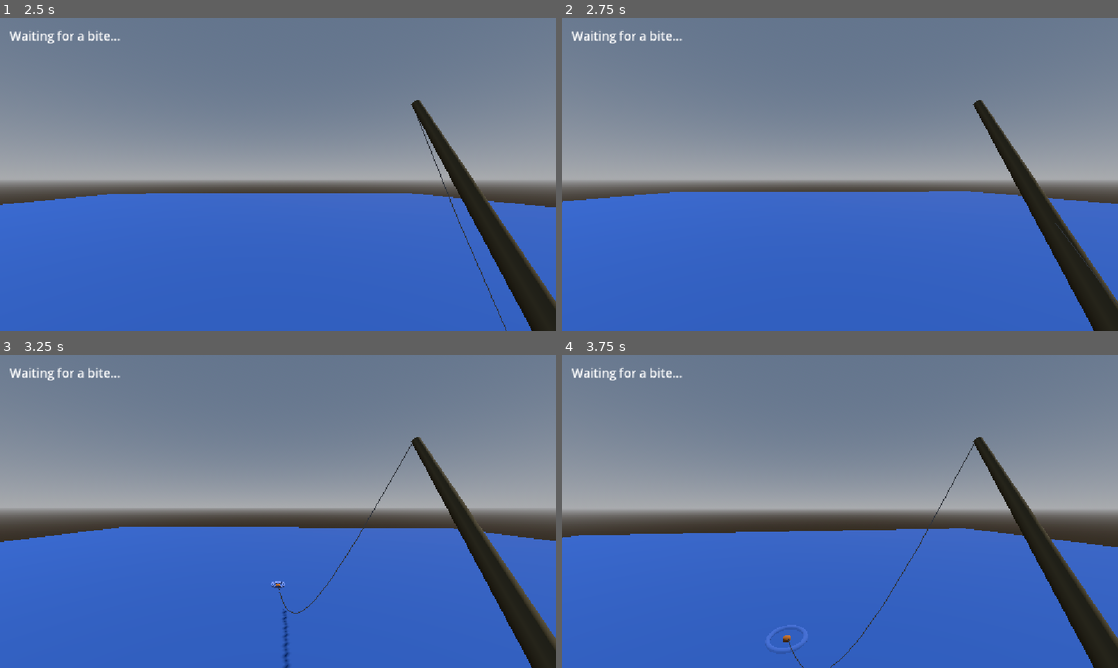
Above: before the commit, frames 1-4 (two rows, left to right).
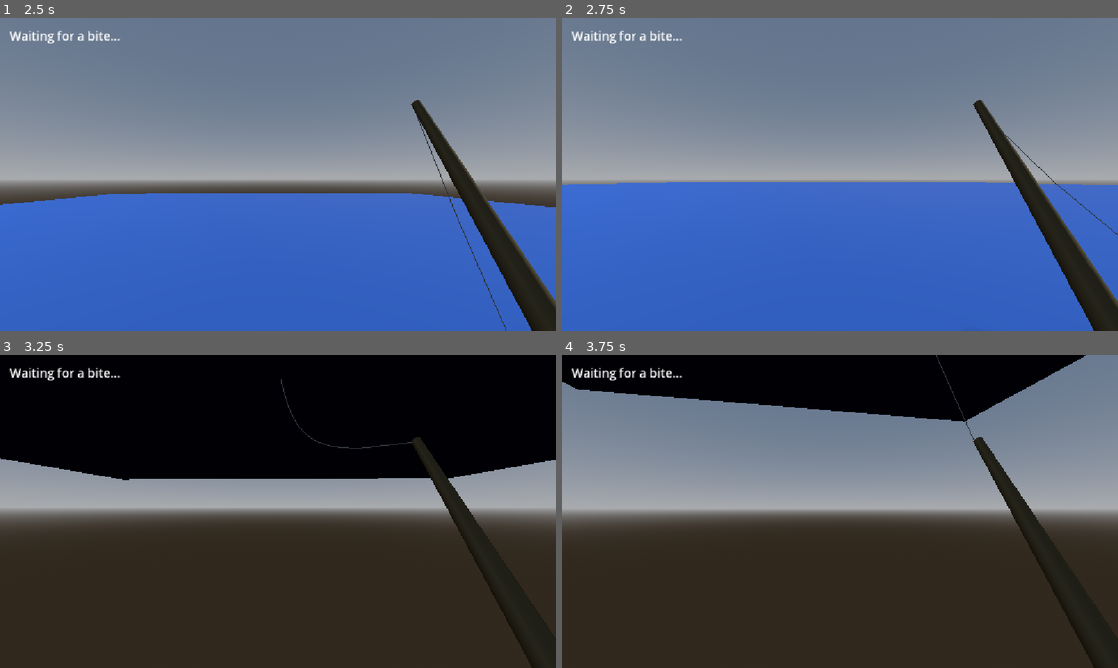
Above: after the commit, the same moments.

Repository: JunoDotNet/retro-fishing
Game: Godot game, scene res://Main.tscn
Same seed, same stepped clock (60 frames per second), same inputs: the game is played once before the commit and once after it. The project has no main scene, so this scene is started directly.
Inputs (mouse positions are in pixels of both pictures, inside the frame that each line leads up to):
- Up to frame 1 (2.5 s): tap Enter (ui_accept) at 0.5, 0.77, 1.52 s; move the mouse to (305, 174) at 0.52 s; hold E (reel_in) 0.53-1.28 s; hold W (player_forward) from 0.53 s (still down); click (305, 174) at 0.67 s; move the mouse to (250, 174) at 1.27 s; tap E (reel_in) at 1.35 s; move the mouse to (289, 168) at 2.02 s; hold E (reel_in) from 2.03 s (still down)
- Up to frame 2 (2.75 s): keep holding W (player_forward); keep holding E (reel_in)
- Up to frame 3 (3.25 s): keep holding W (player_forward); move the mouse to (272, 517) at 2.77 s; release E (reel_in) at 2.78 s; tap E (reel_in) at 2.85 s; click (272, 517) at 2.92 s; tap Enter (ui_accept) at 3.02 s
- Up to frame 4 (3.75 s): keep holding W (player_forward); move the mouse to (878, 514) at 3.52 s; hold E (reel_in) from 3.53 s (still down)

Frame 1 is identical in both runs. In frame 2, 3.6% of the frame differs, in the area x 0-100%, y 36-89%; in frame 3, 80%, in the area x 0-100%, y 0-100%; in frame 4, 55%.

Commit message:
Organize fishing system into separate scene

Diff:
--- a/Main.tscn
+++ b/Main.tscn
@@ -1,10 +1,7 @@
 [gd_scene format=3 uid="uid://sd71k0y6ys4n"]
 
 [ext_resource type="Script" uid="uid://dsl4f40236uo" path="res://character_body_3d.gd" id="1_glv2v"]
-[ext_resource type="Script" uid="uid://cxmp8h4ax1cpx" path="res://bobber.gd" id="2_uu6xs"]
-[ext_resource type="PackedScene" uid="uid://bemyjmhwjsvro" path="res://ripple.tscn" id="3_cm0pq"]
-[ext_resource type="Script" uid="uid://rhdsvhxssk7y" path="res://fishing_line.gd" id="3_r0du0"]
-[ext_resource type="Script" uid="uid://7mq1xx3kgqg" path="res://ripple_spawner.gd" id="5_fos0i"]
+[ext_resource type="PackedScene" uid="uid://d0a4bou53pk5a" path="res://fishing_system.tscn" id="2_uu6xs"]
 
 [sub_resource type="ProceduralSkyMaterial" id="ProceduralSkyMaterial_glv2v"]
 sky_horizon_color = Color(0.66224277, 0.6717428, 0.6867428, 1)
@@ -17,6 +14,23 @@
 background_mode = 2
 sky = SubResource("Sky_uu6xs")
 glow_enabled = true
+
+[sub_resource type="CapsuleShape3D" id="CapsuleShape3D_labfn"]
+
+[sub_resource type="StandardMaterial3D" id="StandardMaterial3D_glv2v"]
+albedo_color = Color(0.35843942, 0.3087948, 0.19817051, 1)
+
+[sub_resource type="CylinderMesh" id="CylinderMesh_labfn"]
+material = SubResource("StandardMaterial3D_glv2v")
+top_radius = 0.015
+bottom_radius = 0.035
+height = 0.8
+
+[sub_resource type="BoxMesh" id="BoxMesh_3txd2"]
+size = Vector3(3.5996094, 0.23413086, 9.907227)
+
+[sub_resource type="BoxShape3D" id="BoxShape3D_j33dl"]
+size = Vector3(3.6, 0.234, 9.907)
 
 [sub_resource type="BoxShape3D" id="BoxShape3D_labfn"]
 size = Vector3(40, 1, 40)
@@ -38,31 +52,6 @@
 material = SubResource("StandardMaterial3D_vsfib")
 size = Vector3(40, 1, 41)
 
-[sub_resource type="BoxMesh" id="BoxMesh_3txd2"]
-size = Vector3(3.5996094, 0.23413086, 9.907227)
-
-[sub_resource type="BoxShape3D" id="BoxShape3D_j33dl"]
-size = Vector3(3.6, 0.234, 9.907)
-
-[sub_resource type="CapsuleShape3D" id="CapsuleShape3D_labfn"]
-
-[sub_resource type="StandardMaterial3D" id="StandardMaterial3D_glv2v"]
-albedo_color = Color(0.35843942, 0.3087948, 0.19817051, 1)
-
-[sub_resource type="CylinderMesh" id="CylinderMesh_labfn"]
-material = SubResource("StandardMaterial3D_glv2v")
-top_radius = 0.015
-bottom_radius = 0.035
-height = 0.8
-
-[sub_resource type="StandardMaterial3D" id="StandardMaterial3D_j33dl"]
-albedo_color = Color(0.59603685, 0.32499295, 0.08510705, 1)
-
-[sub_resource type="SphereMesh" id="SphereMesh_labfn"]
-material = SubResource("StandardMaterial3D_j33dl")
-radius = 0.08
-height = 0.16
-
 [node name="Main" type="Node3D" unique_id=1389547430]
 
 [node name="WorldEnvironment" type="WorldEnvironment" parent="." unique_id=2031753600]
@@ -72,36 +61,9 @@
 transform = Transform3D(-0.8660254, -0.43301278, 0.25, 0, 0.49999997, 0.86602545, -0.50000006, 0.75, -0.43301266, 0, 0, 0)
 shadow_enabled = true
 
-[node name="Ground" type="StaticBody3D" parent="." unique_id=1482405544]
-transform = Transform3D(1, 0, 0, 0, 1, 0, 0, 0, 1, 0, -0.5, 0)
-
-[node name="CollisionShape3D" type="CollisionShape3D" parent="Ground" unique_id=474492045]
-shape = SubResource("BoxShape3D_labfn")
-
-[node name="MeshInstance3D" type="MeshInstance3D" parent="Ground" unique_id=2018858528]
-transform = Transform3D(1, 0, 0, 0, 1, 0, 0, 0, 1, -0.012092352, 0.02503848, -0.005897999)
-mesh = SubResource("BoxMesh_labfn")
-
-[node name="Lake" type="StaticBody3D" parent="." unique_id=1141105661]
-transform = Transform3D(1, 0, 0, 0, 1, 0, 0, 0, 1, 0, -1, -40)
-
-[node name="CollisionShape3D" type="CollisionShape3D" parent="Lake" unique_id=463733303]
-shape = SubResource("BoxShape3D_3txd2")
-
-[node name="MeshInstance3D" type="MeshInstance3D" parent="Lake" unique_id=896204008]
-mesh = SubResource("BoxMesh_j33dl")
-
-[node name="Dock" type="StaticBody3D" parent="." unique_id=976060238]
-transform = Transform3D(1, 0, 0, 0, 1, 0, 0, 0, 1, 0, -0.22558188, -24.858587)
-
-[node name="MeshInstance3D" type="MeshInstance3D" parent="Dock" unique_id=592527397]
-mesh = SubResource("BoxMesh_3txd2")
-
-[node name="CollisionShape3D" type="CollisionShape3D" parent="Dock" unique_id=1684460304]
-shape = SubResource("BoxShape3D_j33dl")
-
 [node name="Player" type="CharacterBody3D" parent="." unique_id=834597658]
 transform = Transform3D(1, 0, 0, 0, 1, 0, 0, 0, 1, 0, 1, -22.056595)
+collision_layer = 4
 script = ExtResource("1_glv2v")
 
 [node name="CollisionShape3D" type="CollisionShape3D" parent="Player" unique_id=1462289781]
@@ -119,15 +81,37 @@
 [node name="RodTip" type="Marker3D" parent="Player/Head/Camera3D/FishingRod" unique_id=267287123]
 transform = Transform3D(0.99662936, 0.03982131, -0.07172261, -0.03973136, 0.99920666, 0.0026817918, 0.07177251, 0.00017690659, 0.997421, 0.0060815215, 0.4075117, -0.018538952)
 
-[node name="Bobber" type="MeshInstance3D" parent="." unique_id=2097615912]
-transform = Transform3D(1, 0, 0, 0, 1, 0, 0, 0, 1, 0, -10, 0)
-mesh = SubResource("SphereMesh_labfn")
-script = ExtResource("2_uu6xs")
-water_height = -0.5
-ripple_scene = ExtResource("3_cm0pq")
+[node name="Dock" type="StaticBody3D" parent="." unique_id=976060238]
+transform = Transform3D(1, 0, 0, 0, 1, 0, 0, 0, 1, 0, -0.22558188, -24.858587)
 
-[node name="BobberTip" type="Marker3D" parent="Bobber" unique_id=2061060405]
-transform = Transform3D(1, 0, 0, 0, 1, 0, 0, 0, 1, 0, 0.060795784, 0)
+[node name="MeshInstance3D" type="MeshInstance3D" parent="Dock" unique_id=592527397]
+mesh = SubResource("BoxMesh_3txd2")
+
+[node name="CollisionShape3D" type="CollisionShape3D" parent="Dock" unique_id=1684460304]
+shape = SubResource("BoxShape3D_j33dl")
+
+[node name="FishingSystem" parent="." unique_id=1047327645 instance=ExtResource("2_uu6xs")]
+
+[node name="Ground" type="StaticBody3D" parent="." unique_id=1482405544]
+transform = Transform3D(1, 0, 0, 0, 1, 0, 0, 0, 1, 0, -0.5, 0)
+collision_mask = 4
+
+[node name="CollisionShape3D" type="CollisionShape3D" parent="Ground" unique_id=474492045]
+shape = SubResource("BoxShape3D_labfn")
+
+[node name="MeshInstance3D" type="MeshInstance3D" parent="Ground" unique_id=2018858528]
+transform = Transform3D(1, 0, 0, 0, 1, 0, 0, 0, 1, -0.012092352, 0.02503848, -0.005897999)
+mesh = SubResource("BoxMesh_labfn")
+
+[node name="Lake" type="StaticBody3D" parent="." unique_id=1141105661]
+transform = Transform3D(1, 0, 0, 0, 1, 0, 0, 0, 1, 0, -1, -40)
+collision_layer = 2
+
+[node name="CollisionShape3D" type="CollisionShape3D" parent="Lake" unique_id=463733303]
+shape = SubResource("BoxShape3D_3txd2")
+
+[node name="MeshInstance3D" type="MeshInstance3D" parent="Lake" unique_id=896204008]
+mesh = SubResource("BoxMesh_j33dl")
 
 [node name="HUD" type="CanvasLayer" parent="." unique_id=1461017625]
 
@@ -138,14 +122,3 @@
 offset_bottom = 60.0
 theme_override_font_sizes/font_size = 25
 text = "LEFT CLICK TO CAST"
-
-[node name="FishingLine" type="MeshInstance3D" parent="." unique_id=1165166883]
-script = ExtResource("3_r0du0")
-rod_path = NodePath("../Player/Head/Camera3D/FishingRod")
-bobber_path = NodePath("../Bobber")
-
-[node name="RippleSpawner" type="Node3D" parent="." unique_id=709672991]
-script = ExtResource("5_fos0i")
-ripple_scene = ExtResource("3_cm0pq")
-bobber_path = NodePath("../Bobber")
-hooked_interval = 0.3
--- a/fishing_line.gd
+++ b/fishing_line.gd
@@ -12,8 +12,8 @@
 
 # Called when the node enters the scene tree for the first time.
 func _ready() -> void:
-	rod = get_node(rod_path) # find the fishing rod
-	bobber = get_node(bobber_path) # find the bobber
+	rod = get_node("../../Player/Head/Camera3D/FishingRod") # find the fishing rod
+	bobber = get_node("../Bobber") # find the bobber
 
 	line_mesh = ImmediateMesh.new() # Create an empty mesh that we can build geometry into.
 	mesh = line_mesh # allowing the generated geometry to be rendered
--- /dev/null
+++ b/fishing_system.tscn
@@ -0,0 +1,37 @@
+[gd_scene format=3 uid="uid://d0a4bou53pk5a"]
+
+[ext_resource type="Script" uid="uid://cxmp8h4ax1cpx" path="res://bobber.gd" id="1_bn0ug"]
+[ext_resource type="PackedScene" uid="uid://bemyjmhwjsvro" path="res://ripple.tscn" id="2_js6um"]
+[ext_resource type="Script" uid="uid://rhdsvhxssk7y" path="res://fishing_line.gd" id="3_41kqn"]
+[ext_resource type="Script" uid="uid://7mq1xx3kgqg" path="res://ripple_spawner.gd" id="4_mjktp"]
+
+[sub_resource type="StandardMaterial3D" id="StandardMaterial3D_j33dl"]
+albedo_color = Color(0.59603685, 0.32499295, 0.08510705, 1)
+
+[sub_resource type="SphereMesh" id="SphereMesh_h8ar1"]
+material = SubResource("StandardMaterial3D_j33dl")
+radius = 0.08
+height = 0.16
+
+[node name="FishingSystem" type="Node3D" unique_id=1047327645]
+
+[node name="Bobber" type="MeshInstance3D" parent="." unique_id=1474563460]
+transform = Transform3D(1, 0, 0, 0, 1, 0, 0, 0, 1, 0, -10, 0)
+mesh = SubResource("SphereMesh_h8ar1")
+script = ExtResource("1_bn0ug")
+water_height = -0.5
+ripple_scene = ExtResource("2_js6um")
+
+[node name="BobberTip" type="Marker3D" parent="Bobber" unique_id=1625694856]
+transform = Transform3D(1, 0, 0, 0, 1, 0, 0, 0, 1, 0, 0.060795784, 0)
+
+[node name="FishingLine" type="MeshInstance3D" parent="." unique_id=1461083054]
+script = ExtResource("3_41kqn")
+rod_path = NodePath("../Player/Head/Camera3D/FishingRod")
+bobber_path = NodePath("../Bobber")
+
+[node name="RippleSpawner" type="Node3D" parent="." unique_id=946438037]
+script = ExtResource("4_mjktp")
+ripple_scene = ExtResource("2_js6um")
+bobber_path = NodePath("../Bobber")
+hooked_interval = 0.3
--- a/project.godot
+++ b/project.godot
@@ -47,6 +47,15 @@
 ]
 }
 
+[layer_names]
+
+3d_physics/layer_1="World"
+3d_physics/layer_2="Water"
+3d_physics/layer_3="Player"
+3d_physics/layer_4="FishingItems"
+3d_physics/layer_5="Interactables"
+3d_physics/layer_6="Fish"
+
 [physics]
 
 3d/physics_engine="Jolt Physics"
